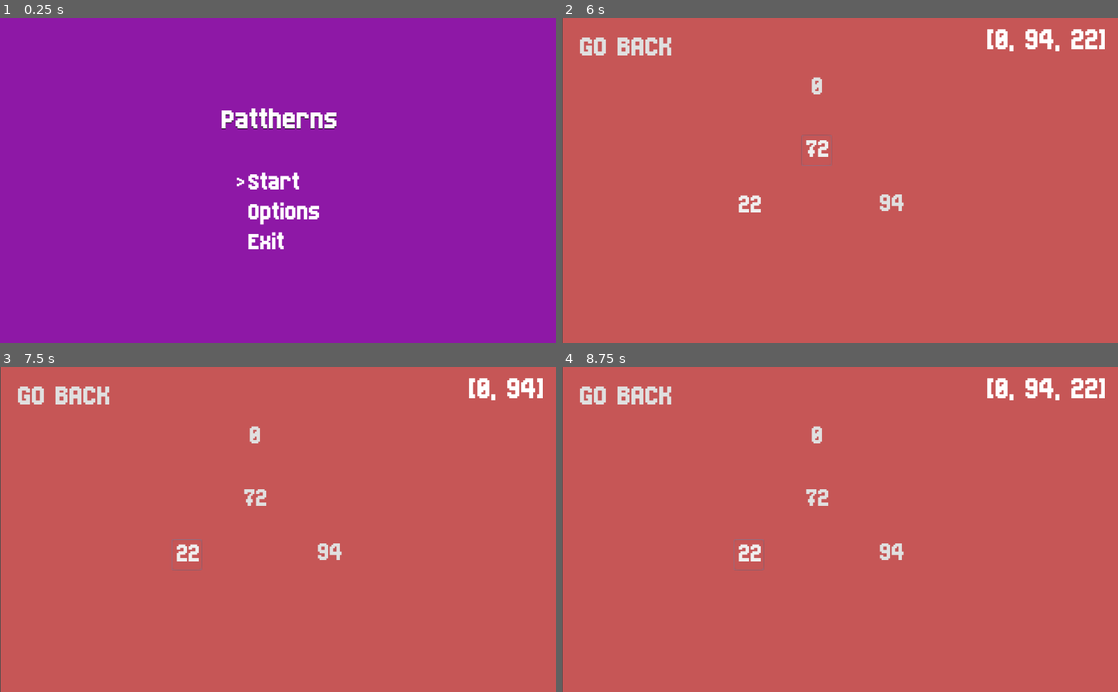
Above: before the commit, frames 1-4 (two rows, left to right).
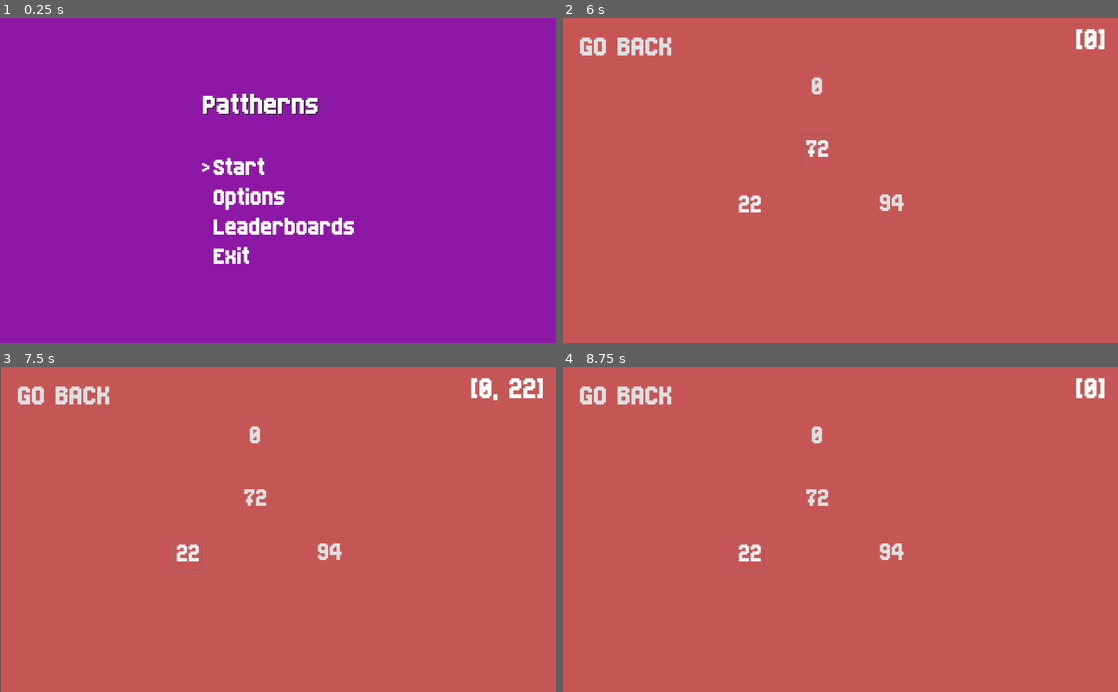
Above: after the commit, the same moments.

Repository: ezerssss/PathTerns
Game: Godot game, scene res://MainMenu.tscn
Two runs of this game, one before a commit and one after it. Both use one fixed random seed, a clock stepped at 60 frames per second and the inputs below.
Inputs:
- Up to frame 1 (0.25 s): no input
- Up to frame 2 (6 s): tap Enter (ui_accept) at 0.5, 0.6, 0.77, 1.07, 2, 2.1, 2.27, 2.57, 5.75, 5.85 s; hold Up (ui_up) 0.53-1.25 s; click "GO BACK" at 1.25 s; hold Down (ui_down) 2.03-2.75 s; click "0" at 2.75 s; click "72" at 3.5 s; click "94" at 4.25 s; click "22" at 5 s; hold Up (ui_up) from 5.78 s (still down)
- Up to frame 3 (7.5 s): tap Enter (ui_accept) at 6.5, 6.6, 6.77, 7.07, 7.35 s; release Up (ui_up) at 7.28 s; hold Down (ui_down) from 7.28 s (still down)
- Up to frame 4 (8.75 s): keep holding Down (ui_down); tap Enter (ui_accept) at 7.52, 7.82, 8.1, 8.27, 8.57 s

The runs differ from the first frame. In frame 1, 4.2% of the frame differs, in the area x 36-64%, y 23-76%; in frame 2, 0.6%; in frame 3, 0.3%; in frame 4, 0.6%.

Commit message:
give up ko sa mode selection sowii uwu
-bins balye

Diff:
--- a/FirstScene.gd
+++ b/FirstScene.gd
@@ -27,7 +27,11 @@
 
 func add_number(_number):
 	if _number in user_array:
-		user_array.erase(_number)
+#		user_array.erase(_number)
+		while _number != user_array[len(user_array)-1]:
+			print('betch')
+			user_array.pop_back()
+		user_array.pop_back()
 	else:
 		user_array.append(_number)
 	if user_array.size() == 0:
--- a/MainMenu.gd
+++ b/MainMenu.gd
@@ -2,7 +2,8 @@
 
 onready var select_one = $CenterContainer/VBoxContainer/CenterContainer2/VBoxContainer/CenterContainer/HBoxContainer/selector_one
 onready var select_two = $CenterContainer/VBoxContainer/CenterContainer2/VBoxContainer/CenterContainer2/HBoxContainer/selector_two
-onready var select_three = $CenterContainer/VBoxContainer/CenterContainer2/VBoxContainer/CenterContainer3/HBoxContainer/selector_three
+onready var select_three = $CenterContainer/VBoxContainer/CenterContainer2/VBoxContainer/CenterContainer4/HBoxContainer/selector_two
+onready var select_four = $CenterContainer/VBoxContainer/CenterContainer2/VBoxContainer/CenterContainer3/HBoxContainer/selector_three
 
 var current_selection = 0
 
@@ -12,13 +13,13 @@
 func _process(delta):
 	if Input.is_action_just_pressed("ui_down"):
 		current_selection += 1
-		if current_selection > 2:
+		if current_selection > 3:
 			current_selection = 0
 		set_current_selection(current_selection)
 	if Input.is_action_just_pressed("ui_up"):
 		current_selection -= 1
 		if current_selection < 0:
-			current_selection = 2
+			current_selection = 3
 		set_current_selection(current_selection)
 	if Input.is_action_just_pressed("ui_accept"):
 		handle_selection(current_selection)
@@ -29,6 +30,8 @@
 		get_tree().change_scene("res://star_pattern.tscn")
 	elif _current_selection == 1:
 		print("HELLO WORLD")
+	elif _current_selection == 2:
+		get_tree().change_scene("res://leader_boards.tscn")
 	else:
 		get_tree().quit()
 
@@ -37,9 +40,12 @@
 	select_one.text = ""
 	select_two.text = ""
 	select_three.text = ""
+	select_four.text = ""
 	if _current_selection == 0:
 		select_one.text = ">"
 	elif _current_selection == 1:
 		select_two.text = ">"
 	elif _current_selection == 2:
 		select_three.text = ">"
+	else:
+		select_four.text = ">"
--- a/MainMenu.tscn
+++ b/MainMenu.tscn
@@ -32,39 +32,39 @@
 margin_bottom = 600.0
 
 [node name="VBoxContainer" type="VBoxContainer" parent="CenterContainer"]
-margin_left = 402.0
-margin_top = 159.0
-margin_right = 622.0
-margin_bottom = 440.0
+margin_left = 370.0
+margin_top = 132.0
+margin_right = 654.0
+margin_bottom = 468.0
 custom_constants/separation = 60
 
 [node name="CenterContainer" type="CenterContainer" parent="CenterContainer/VBoxContainer"]
-margin_right = 220.0
+margin_right = 284.0
 margin_bottom = 60.0
 
 [node name="Label" type="Label" parent="CenterContainer/VBoxContainer/CenterContainer"]
-margin_right = 220.0
+margin_right = 284.0
 margin_bottom = 60.0
+rect_min_size = Vector2( 284, 0 )
 custom_fonts/font = ExtResource( 1 )
 custom_colors/font_color_shadow = Color( 0, 0, 0, 1 )
 text = "Pattherns"
 
 [node name="CenterContainer2" type="CenterContainer" parent="CenterContainer/VBoxContainer"]
 margin_top = 120.0
-margin_right = 220.0
-margin_bottom = 281.0
+margin_right = 284.0
+margin_bottom = 336.0
 
 [node name="VBoxContainer" type="VBoxContainer" parent="CenterContainer/VBoxContainer/CenterContainer2"]
-margin_left = 32.0
-margin_right = 187.0
-margin_bottom = 161.0
+margin_right = 284.0
+margin_bottom = 216.0
 
 [node name="CenterContainer" type="CenterContainer" parent="CenterContainer/VBoxContainer/CenterContainer2/VBoxContainer"]
-margin_right = 155.0
+margin_right = 284.0
 margin_bottom = 51.0
 
 [node name="HBoxContainer" type="HBoxContainer" parent="CenterContainer/VBoxContainer/CenterContainer2/VBoxContainer/CenterContainer"]
-margin_right = 155.0
+margin_right = 284.0
 margin_bottom = 51.0
 
 [node name="selector_one" type="Label" parent="CenterContainer/VBoxContainer/CenterContainer2/VBoxContainer/CenterContainer/HBoxContainer"]
@@ -77,20 +77,20 @@
 
 [node name="optionName" type="Label" parent="CenterContainer/VBoxContainer/CenterContainer2/VBoxContainer/CenterContainer/HBoxContainer"]
 margin_left = 20.0
-margin_right = 155.0
+margin_right = 284.0
 margin_bottom = 51.0
-rect_min_size = Vector2( 135, 0 )
+rect_min_size = Vector2( 264, 0 )
 mouse_default_cursor_shape = 2
 custom_fonts/font = SubResource( 3 )
 text = "Start"
 
 [node name="CenterContainer2" type="CenterContainer" parent="CenterContainer/VBoxContainer/CenterContainer2/VBoxContainer"]
 margin_top = 55.0
-margin_right = 155.0
+margin_right = 284.0
 margin_bottom = 106.0
 
 [node name="HBoxContainer" type="HBoxContainer" parent="CenterContainer/VBoxContainer/CenterContainer2/VBoxContainer/CenterContainer2"]
-margin_right = 155.0
+margin_right = 284.0
 margin_bottom = 51.0
 
 [node name="selector_two" type="Label" parent="CenterContainer/VBoxContainer/CenterContainer2/VBoxContainer/CenterContainer2/HBoxContainer"]
@@ -103,19 +103,46 @@
 
 [node name="optionName" type="Label" parent="CenterContainer/VBoxContainer/CenterContainer2/VBoxContainer/CenterContainer2/HBoxContainer"]
 margin_left = 20.0
-margin_right = 155.0
+margin_right = 284.0
 margin_bottom = 51.0
+rect_min_size = Vector2( 264, 0 )
 mouse_default_cursor_shape = 2
 custom_fonts/font = SubResource( 3 )
 text = "Options"
 
-[node name="CenterContainer3" type="CenterContainer" parent="CenterContainer/VBoxContainer/CenterContainer2/VBoxContainer"]
+[node name="CenterContainer4" type="CenterContainer" parent="CenterContainer/VBoxContainer/CenterContainer2/VBoxContainer"]
 margin_top = 110.0
-margin_right = 155.0
+margin_right = 284.0
 margin_bottom = 161.0
 
+[node name="HBoxContainer" type="HBoxContainer" parent="CenterContainer/VBoxContainer/CenterContainer2/VBoxContainer/CenterContainer4"]
+margin_right = 284.0
+margin_bottom = 51.0
+
+[node name="selector_two" type="Label" parent="CenterContainer/VBoxContainer/CenterContainer2/VBoxContainer/CenterContainer4/HBoxContainer"]
+margin_top = 6.0
+margin_right = 16.0
+margin_bottom = 44.0
+rect_min_size = Vector2( 16, 0 )
+custom_fonts/font = SubResource( 2 )
+text = ">"
+
+[node name="optionName" type="Label" parent="CenterContainer/VBoxContainer/CenterContainer2/VBoxContainer/CenterContainer4/HBoxContainer"]
+margin_left = 20.0
+margin_right = 284.0
+margin_bottom = 51.0
+rect_min_size = Vector2( 264, 0 )
+mouse_default_cursor_shape = 2
+custom_fonts/font = SubResource( 3 )
+text = "Leaderboards"
+
+[node name="CenterContainer3" type="CenterContainer" parent="CenterContainer/VBoxContainer/CenterContainer2/VBoxContainer"]
+margin_top = 165.0
+margin_right = 284.0
+margin_bottom = 216.0
+
 [node name="HBoxContainer" type="HBoxContainer" parent="CenterContainer/VBoxContainer/CenterContainer2/VBoxContainer/CenterContainer3"]
-margin_right = 155.0
+margin_right = 284.0
 margin_bottom = 51.0
 
 [node name="selector_three" type="Label" parent="CenterContainer/VBoxContainer/CenterContainer2/VBoxContainer/CenterContainer3/HBoxContainer"]
@@ -128,9 +155,9 @@
 
 [node name="optionName" type="Label" parent="CenterContainer/VBoxContainer/CenterContainer2/VBoxContainer/CenterContainer3/HBoxContainer"]
 margin_left = 20.0
-margin_right = 155.0
+margin_right = 284.0
 margin_bottom = 51.0
-rect_min_size = Vector2( 135, 0 )
+rect_min_size = Vector2( 264, 0 )
 mouse_default_cursor_shape = 2
 custom_fonts/font = SubResource( 3 )
 text = "Exit"
--- /dev/null
+++ b/leader_boards.gd
@@ -0,0 +1 @@
+extends MarginContainer
--- /dev/null
+++ b/leader_boards.tscn
@@ -0,0 +1,247 @@
+[gd_scene load_steps=6 format=2]
+
+[ext_resource path="res://born2b.tres" type="DynamicFont" id=1]
+
+[sub_resource type="GDScript" id=4]
+script/source = "extends MarginContainer
+
+onready var select_one = $CenterContainer/VBoxContainer/CenterContainer2/VBoxContainer/CenterContainer2/HBoxContainer/Label
+onready var select_two = $CenterContainer/VBoxContainer/CenterContainer3/VBoxContainer/CenterContainer2/HBoxContainer/Label
+onready var select_three = $CenterContainer/VBoxContainer/CenterContainer4/VBoxContainer/CenterContainer2/HBoxContainer/Label
+onready var select_four = $CenterContainer/VBoxContainer/CenterContainer5/VBoxContainer/CenterContainer2/HBoxContainer/Label
+
+var current_selection = 0
+
+func _ready():
+	set_current_selection(0)
+
+func _process(delta):
+	if Input.is_action_just_pressed(\"ui_down\"):
+		current_selection += 1
+		if current_selection > 3:
+			current_selection = 0
+		set_current_selection(current_selection)
+	if Input.is_action_just_pressed(\"ui_up\"):
+		current_selection -= 1
+		if current_selection < 0:
+			current_selection = 3
+		set_current_selection(current_selection)
+	if Input.is_action_just_pressed(\"ui_accept\"):
+		handle_selection(current_selection)
+
+
+func handle_selection(_current_selection):
+	if _current_selection == 0:
+#		get_tree().change_scene(\"res://star_pattern.tscn\")
+		pass
+	elif _current_selection == 1:
+		print(\"HELLO WORLD\")
+	elif _current_selection == 3:
+		get_tree().change_scene(\"res://MainMenu.tscn\")
+
+
+func set_current_selection(_current_selection):
+	select_one.text = \"\"
+	select_two.text = \"\"
+	select_three.text = \"\"
+	select_four.text = \"\"
+	if _current_selection == 0:
+		select_one.text = \">\"
+	elif _current_selection == 1:
+		select_two.text = \">\"
+	elif _current_selection == 2:
+		select_three.text = \">\"
+	else:
+		select_four.text = \">\"
+"
+
+[sub_resource type="DynamicFontData" id=1]
+font_path = "res://Born2bSportyV2.ttf"
+
+[sub_resource type="DynamicFont" id=2]
+size = 37
+font_data = SubResource( 1 )
+
+[sub_resource type="DynamicFont" id=3]
+size = 57
+font_data = SubResource( 1 )
+
+[node name="leader_boards" type="MarginContainer"]
+anchor_right = 1.0
+anchor_bottom = 1.0
+script = SubResource( 4 )
+__meta__ = {
+"_edit_use_anchors_": false
+}
+
+[node name="ColorRect" type="ColorRect" parent="."]
+margin_right = 1024.0
+margin_bottom = 600.0
+color = Color( 0.203922, 0.803922, 0.705882, 1 )
+
+[node name="CenterContainer" type="CenterContainer" parent="."]
+margin_right = 1024.0
+margin_bottom = 600.0
+
+[node name="VBoxContainer" type="VBoxContainer" parent="CenterContainer"]
+margin_left = 356.0
+margin_top = 114.0
+margin_right = 668.0
+margin_bottom = 485.0
+rect_min_size = Vector2( 0, 300 )
+
+[node name="CenterContainer" type="CenterContainer" parent="CenterContainer/VBoxContainer"]
+margin_right = 312.0
+margin_bottom = 123.0
+
+[node name="Label" type="Label" parent="CenterContainer/VBoxContainer/CenterContainer"]
+margin_right = 312.0
+margin_bottom = 123.0
+custom_fonts/font = ExtResource( 1 )
+custom_colors/font_color_shadow = Color( 0, 0, 0, 1 )
+text = "Leaderboards
+"
+
+[node name="CenterContainer2" type="CenterContainer" parent="CenterContainer/VBoxContainer"]
+margin_top = 127.0
+margin_right = 312.0
+margin_bottom = 185.0
+
+[node name="VBoxContainer" type="VBoxContainer" parent="CenterContainer/VBoxContainer/CenterContainer2"]
+margin_left = 44.0
+margin_right = 268.0
+margin_bottom = 58.0
+
+[node name="CenterContainer2" type="CenterContainer" parent="CenterContainer/VBoxContainer/CenterContainer2/VBoxContainer"]
+margin_right = 224.0
+margin_bottom = 58.0
+
+[node name="HBoxContainer" type="HBoxContainer" parent="CenterContainer/VBoxContainer/CenterContainer2/VBoxContainer/CenterContainer2"]
+margin_right = 224.0
+margin_bottom = 58.0
+
+[node name="Label" type="Label" parent="CenterContainer/VBoxContainer/CenterContainer2/VBoxContainer/CenterContainer2/HBoxContainer"]
+margin_top = 10.0
+margin_right = 16.0
+margin_bottom = 48.0
+rect_min_size = Vector2( 16, 0 )
+custom_fonts/font = SubResource( 2 )
+custom_colors/font_color_shadow = Color( 0, 0, 0, 1 )
+text = ">"
+
+[node name="mode" type="Label" parent="CenterContainer/VBoxContainer/CenterContainer2/VBoxContainer/CenterContainer2/HBoxContainer"]
+margin_left = 20.0
+margin_right = 224.0
+margin_bottom = 58.0
+rect_min_size = Vector2( 204, 0 )
+custom_fonts/font = SubResource( 3 )
+custom_colors/font_color_shadow = Color( 0, 0, 0, 1 )
+text = "Star"
+
+[node name="CenterContainer3" type="CenterContainer" parent="CenterContainer/VBoxContainer"]
+margin_top = 189.0
+margin_right = 312.0
+margin_bottom = 247.0
+
+[node name="VBoxContainer" type="VBoxContainer" parent="CenterContainer/VBoxContainer/CenterContainer3"]
+margin_left = 44.0
+margin_right = 268.0
+margin_bottom = 58.0
+
+[node name="CenterContainer2" type="CenterContainer" parent="CenterContainer/VBoxContainer/CenterContainer3/VBoxContainer"]
+margin_right = 224.0
+margin_bottom = 58.0
+
+[node name="HBoxContainer" type="HBoxContainer" parent="CenterContainer/VBoxContainer/CenterContainer3/VBoxContainer/CenterContainer2"]
+margin_right = 224.0
+margin_bottom = 58.0
+
+[node name="Label" type="Label" parent="CenterContainer/VBoxContainer/CenterContainer3/VBoxContainer/CenterContainer2/HBoxContainer"]
+margin_top = 10.0
+margin_right = 16.0
+margin_bottom = 48.0
+rect_min_size = Vector2( 16, 0 )
+custom_fonts/font = SubResource( 2 )
+custom_colors/font_color_shadow = Color( 0, 0, 0, 1 )
+text = ">"
+
+[node name="mode" type="Label" parent="CenterContainer/VBoxContainer/CenterContainer3/VBoxContainer/CenterContainer2/HBoxContainer"]
+margin_left = 20.0
+margin_right = 224.0
+margin_bottom = 58.0
+rect_min_size = Vector2( 204, 0 )
+custom_fonts/font = SubResource( 3 )
+custom_colors/font_color_shadow = Color( 0, 0, 0, 1 )
+text = "Labyrinth"
+
+[node name="CenterContainer4" type="CenterContainer" parent="CenterContainer/VBoxContainer"]
+margin_top = 251.0
+margin_right = 312.0
+margin_bottom = 309.0
+
+[node name="VBoxContainer" type="VBoxContainer" parent="CenterContainer/VBoxContainer/CenterContainer4"]
+margin_left = 44.0
+margin_right = 268.0
+margin_bottom = 58.0
+
+[node name="CenterContainer2" type="CenterContainer" parent="CenterContainer/VBoxContainer/CenterContainer4/VBoxContainer"]
+margin_right = 224.0
+margin_bottom = 58.0
+
+[node name="HBoxContainer" type="HBoxContainer" parent="CenterContainer/VBoxContainer/CenterContainer4/VBoxContainer/CenterContainer2"]
+margin_right = 224.0
+margin_bottom = 58.0
+
+[node name="Label" type="Label" parent="CenterContainer/VBoxContainer/CenterContainer4/VBoxContainer/CenterContainer2/HBoxContainer"]
+margin_top = 10.0
+margin_right = 16.0
+margin_bottom = 48.0
+rect_min_size = Vector2( 16, 0 )
+custom_fonts/font = SubResource( 2 )
+custom_colors/font_color_shadow = Color( 0, 0, 0, 1 )
+text = ">"
+
+[node name="mode" type="Label" parent="CenterContainer/VBoxContainer/CenterContainer4/VBoxContainer/CenterContainer2/HBoxContainer"]
+margin_left = 20.0
+margin_right = 224.0
+margin_bottom = 58.0
+rect_min_size = Vector2( 204, 0 )
+custom_fonts/font = SubResource( 3 )
+custom_colors/font_color_shadow = Color( 0, 0, 0, 1 )
+text = "Matrix"
+
+[node name="CenterContainer5" type="CenterContainer" parent="CenterContainer/VBoxContainer"]
+margin_top = 313.0
+margin_right = 312.0
+margin_bottom = 371.0
+
+[node name="VBoxContainer" type="VBoxContainer" parent="CenterContainer/VBoxContainer/CenterContainer5"]
+margin_left = 44.0
+margin_right = 268.0
+margin_bottom = 58.0
+
+[node name="CenterContainer2" type="CenterContainer" parent="CenterContainer/VBoxContainer/CenterContainer5/VBoxContainer"]
+margin_right = 224.0
+margin_bottom = 58.0
+
+[node name="HBoxContainer" type="HBoxContainer" parent="CenterContainer/VBoxContainer/CenterContainer5/VBoxContainer/CenterContainer2"]
+margin_right = 224.0
+margin_bottom = 58.0
+
+[node name="Label" type="Label" parent="CenterContainer/VBoxContainer/CenterContainer5/VBoxContainer/CenterContainer2/HBoxContainer"]
+margin_top = 10.0
+margin_right = 16.0
+margin_bottom = 48.0
+rect_min_size = Vector2( 16, 0 )
+custom_fonts/font = SubResource( 2 )
+custom_colors/font_color_shadow = Color( 0, 0, 0, 1 )
+text = ">"
+
+[node name="mode" type="Label" parent="CenterContainer/VBoxContainer/CenterContainer5/VBoxContainer/CenterContainer2/HBoxContainer"]
+margin_left = 20.0
+margin_right = 224.0
+margin_bottom = 58.0
+rect_min_size = Vector2( 204, 0 )
+custom_fonts/font = SubResource( 3 )
+custom_colors/font_color_shadow = Color( 0, 0, 0, 1 )
+text = "back"
